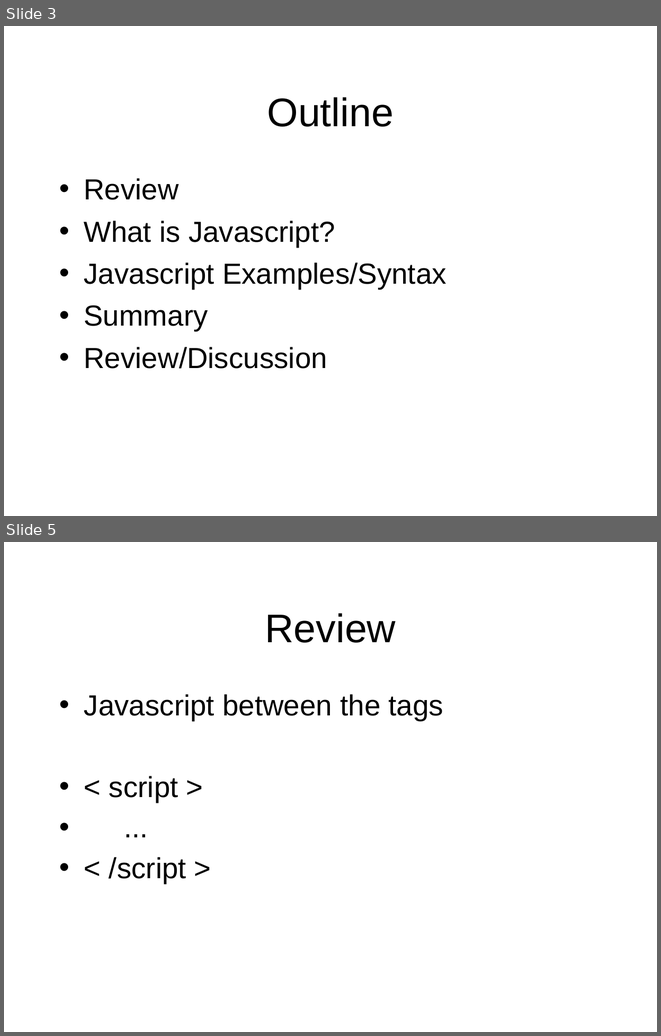
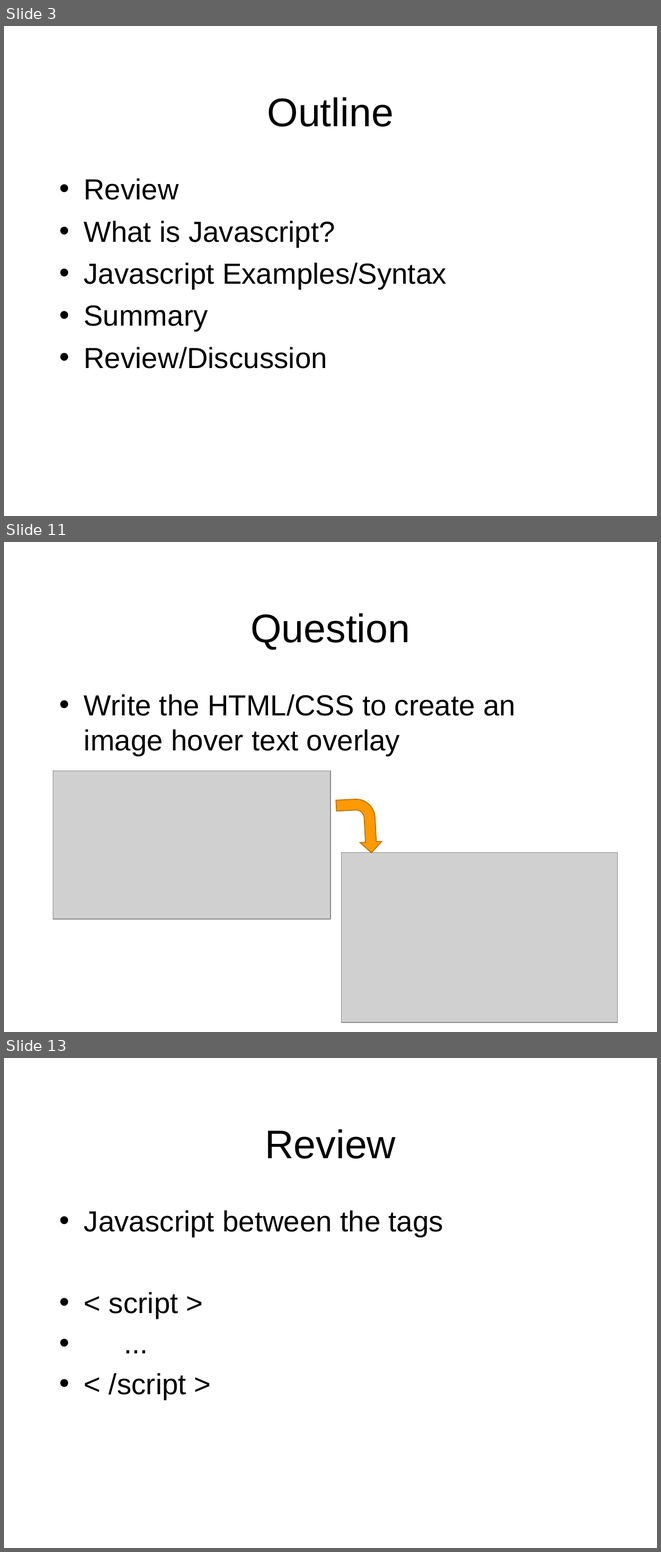
Before and after one commit to octaviordz/zjnu2017.github.io, a slide deck: WAD/lectures/090--Introduction.to.Javascript.pptx. Shown one above the other, each under a label of ours: slides 3 and 5 before the commit, slides 3, 11 and 13 after it; the slides between them are not shown. The pictures are 661x1036 and 661x1552 pixels, drawn with LibreOffice and Linux fonts; fonts in the diff are those of the drawing; grey boxes stand for pictures. Boxes give left, top, right and bottom in pixels: in the first picture for what was removed or moved away, otherwise in the second. Text is boxed around its words. In the diff, an @@ line names an element or a change of style, - is before the commit and + after.

```diff
--- a/WAD/lectures/090--Introduction.to.Javascript.pptx
+++ b/WAD/lectures/090--Introduction.to.Javascript.pptx
@@ slide 11 added at bbox=[4, 542, 657, 1032], background #FFFFFF @@
@@ title added at bbox=[250, 613, 410, 650], 44 pt, text #000000 @@
+Question
@@ text added at bbox=[84, 694, 515, 756], 32 pt, text #000000 @@
+• Write the HTML/CSS to create an image hover text overlay
@@ picture added at bbox=[53, 770, 330, 919] @@
@@ bent arrow added at bbox=[336, 798, 382, 855], fill #FF9900, outline #BD7100 1 pt @@
@@ picture added at bbox=[342, 852, 618, 1022] @@
@@ what was slide 5 is now slide 13 @@
```
Also in this commit, not shown: 2 slides changed, 22 other slides added.
